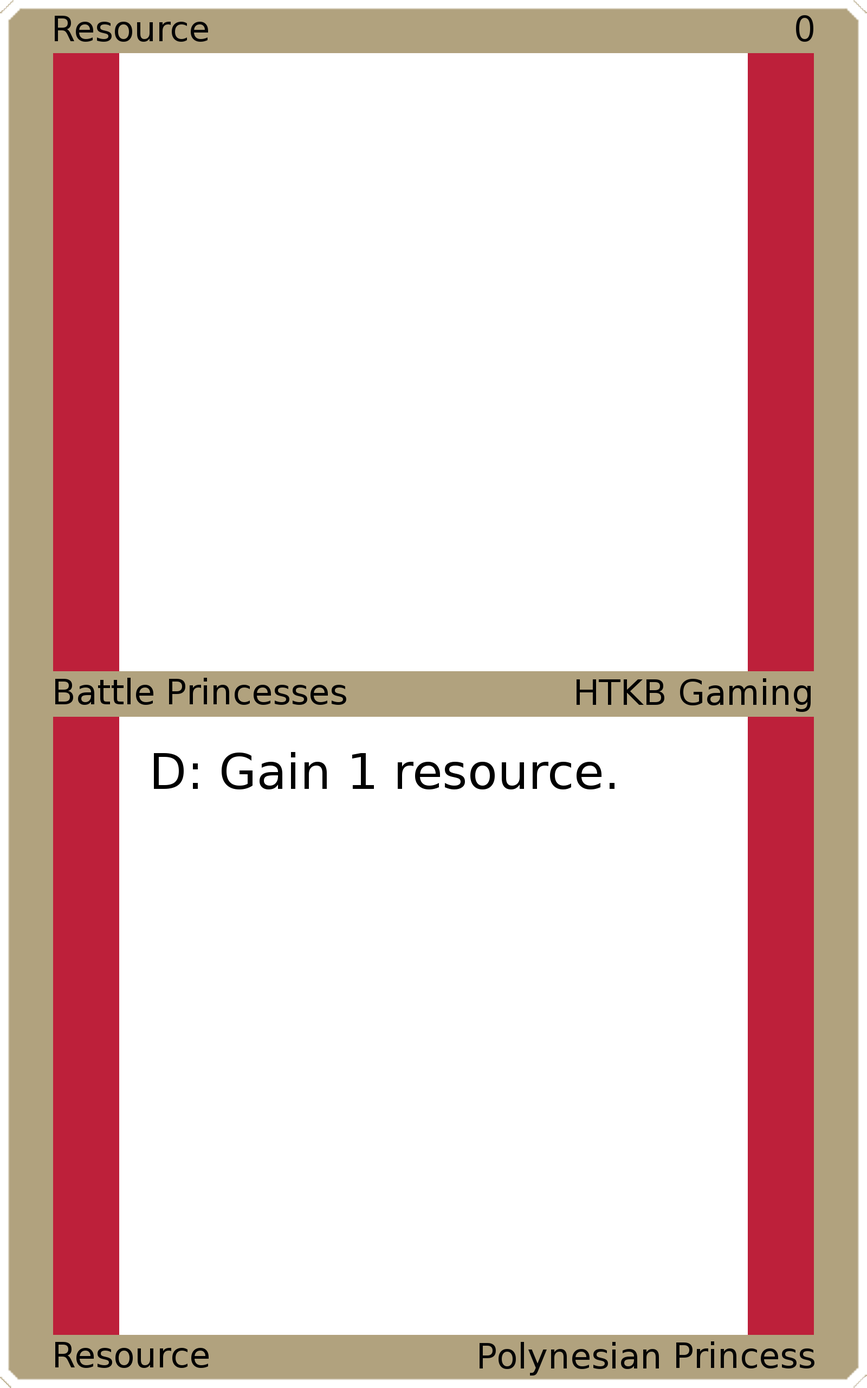
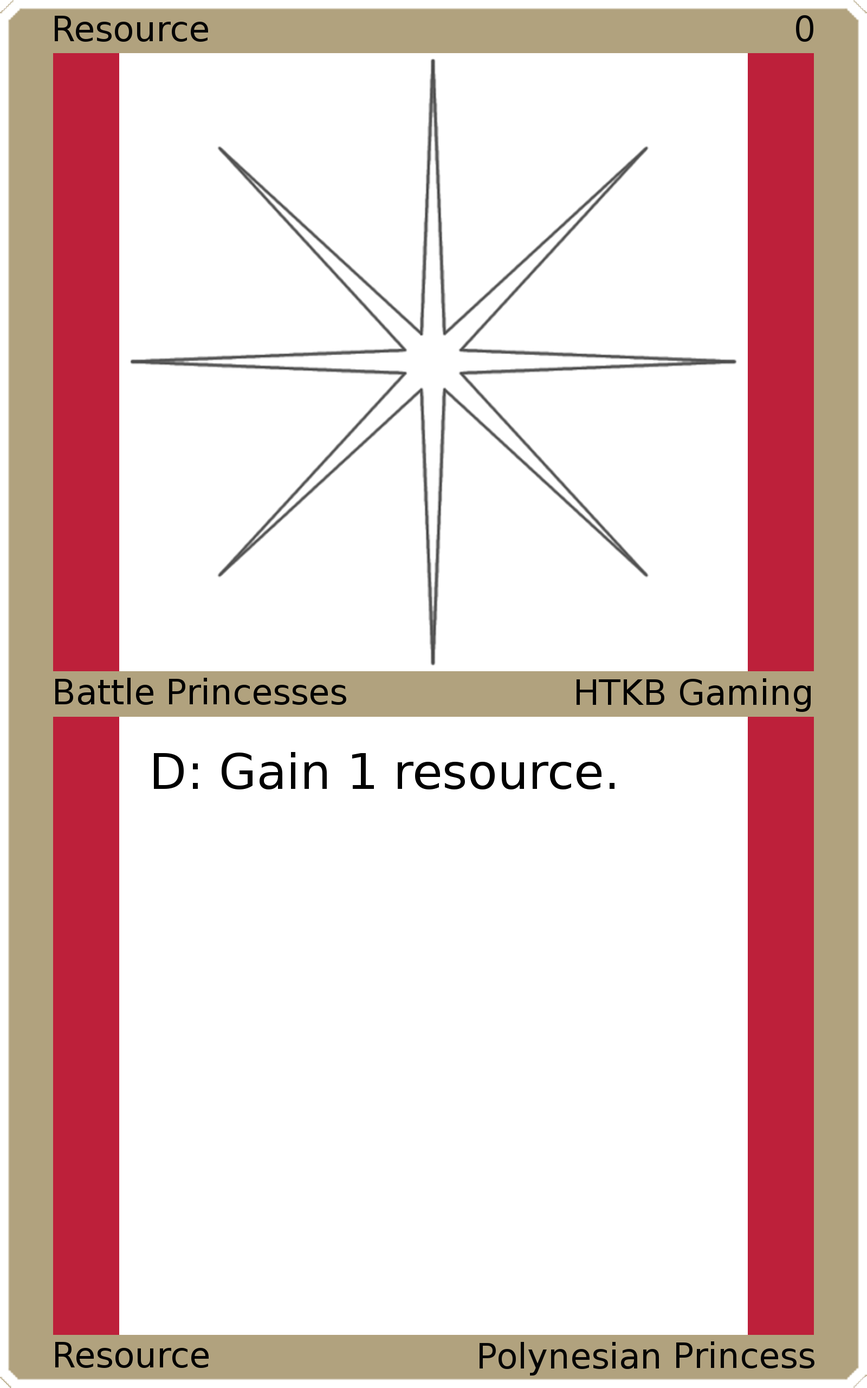
The second 867×1388 image is a revision of the first. Changes to its layers:
added layer "Art" above "Top Background" over left=129, top=57, right=738, bottom=666
